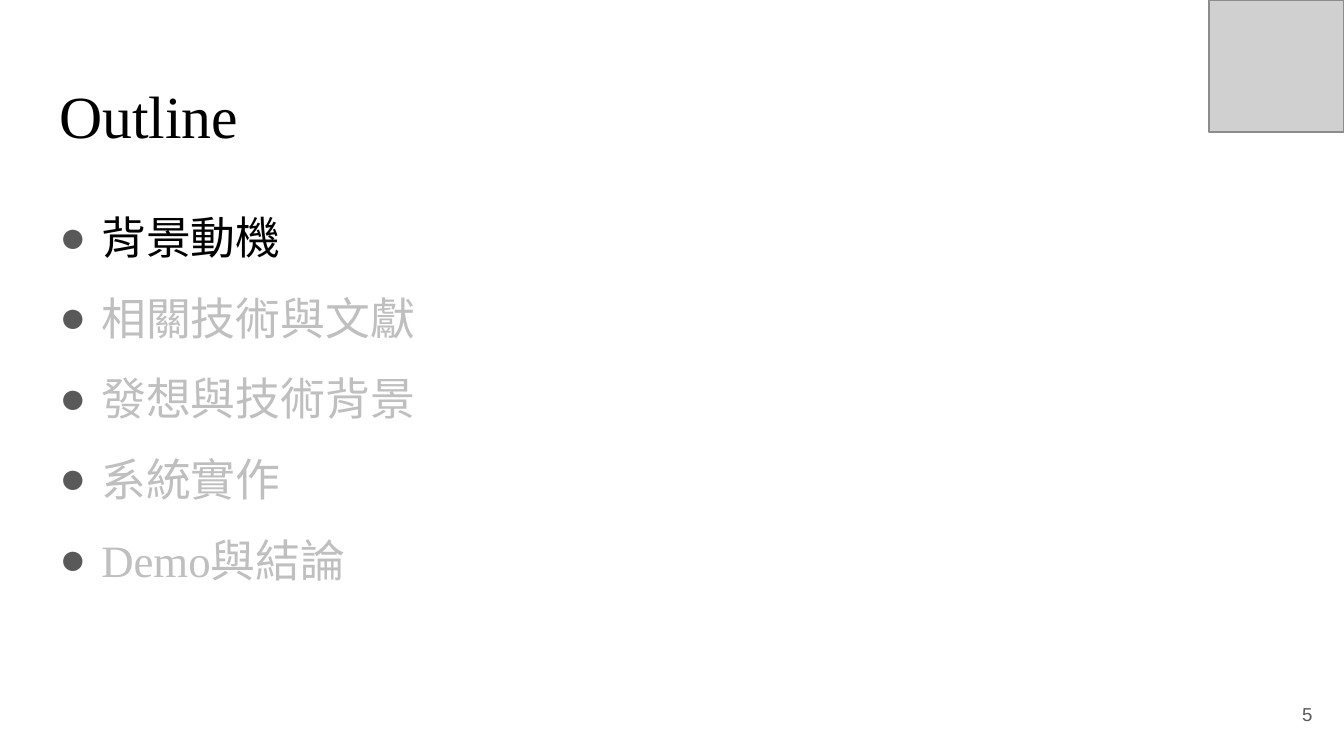
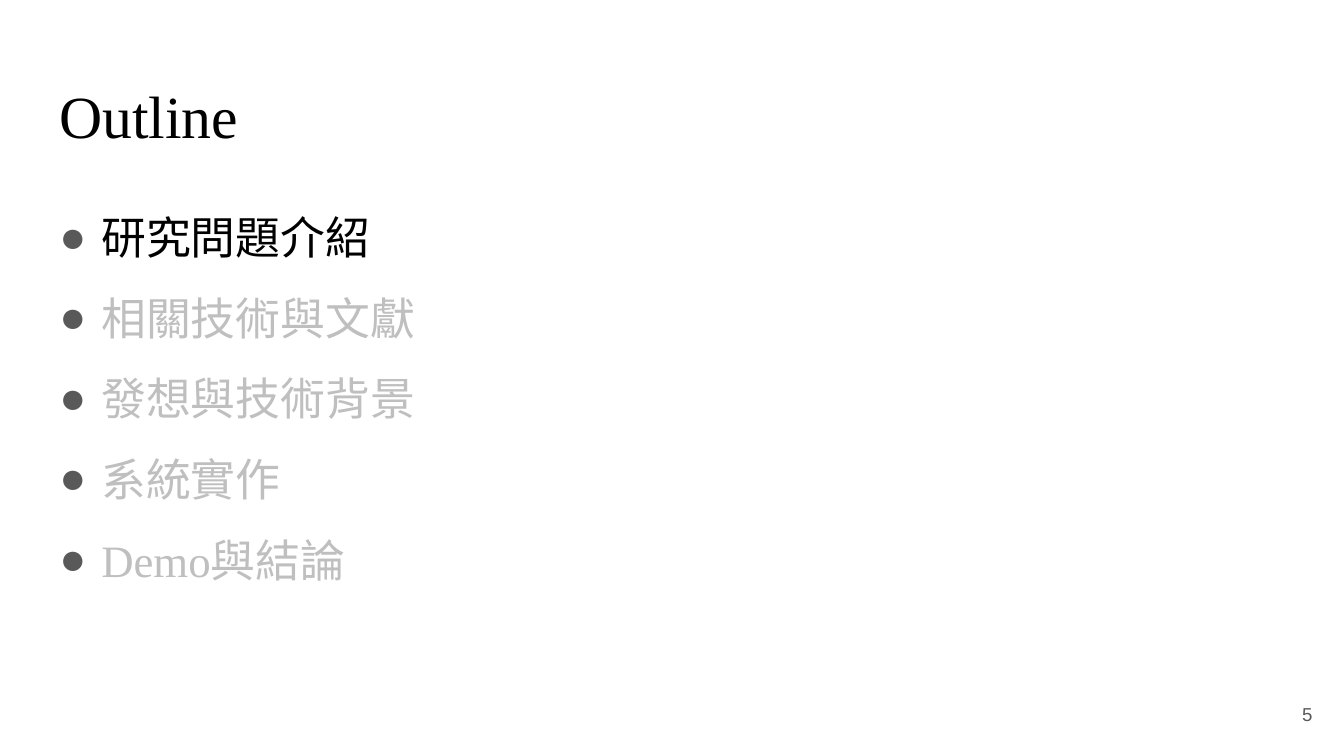
Before and after one commit to RyuChu/A-Decentralized-Digital-Currency-Tracing-Service, a slide deck: slide 5 of Documents/論文簡報_V3.pptx. Drawn at 1344x756 pixels with LibreOffice and Linux fonts; fonts in the diff are those of the drawing; grey boxes stand for pictures. Boxes give left, top, right and bottom in pixels: in the first picture for what was removed or moved away, otherwise in the second. Text is boxed around its words. In the diff, an @@ line names an element or a change of style, - is before the commit and + after.

```diff
--- a/Documents/論文簡報_V3.pptx
+++ b/Documents/論文簡報_V3.pptx
@@ picture removed at <box>1210,0,1344,132</box> @@
@@ text at <box>101,216,370,258</box>: text changed @@
-● 背景動機
+● 研究問題介紹
```
Also in this commit, not shown: 18 other slides changed.
